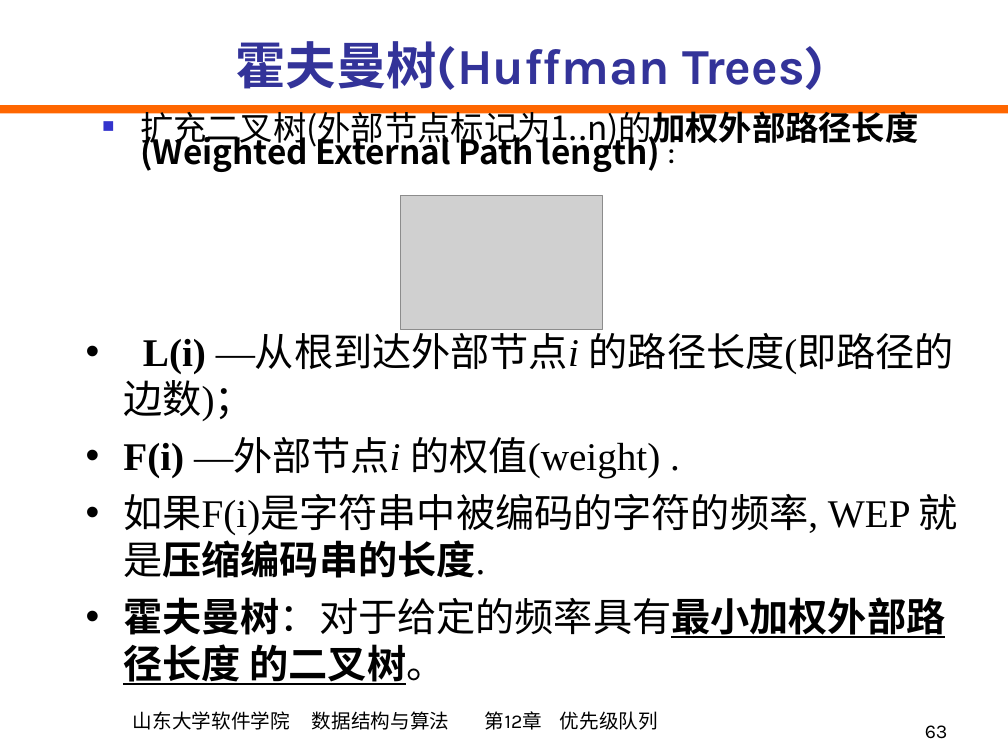
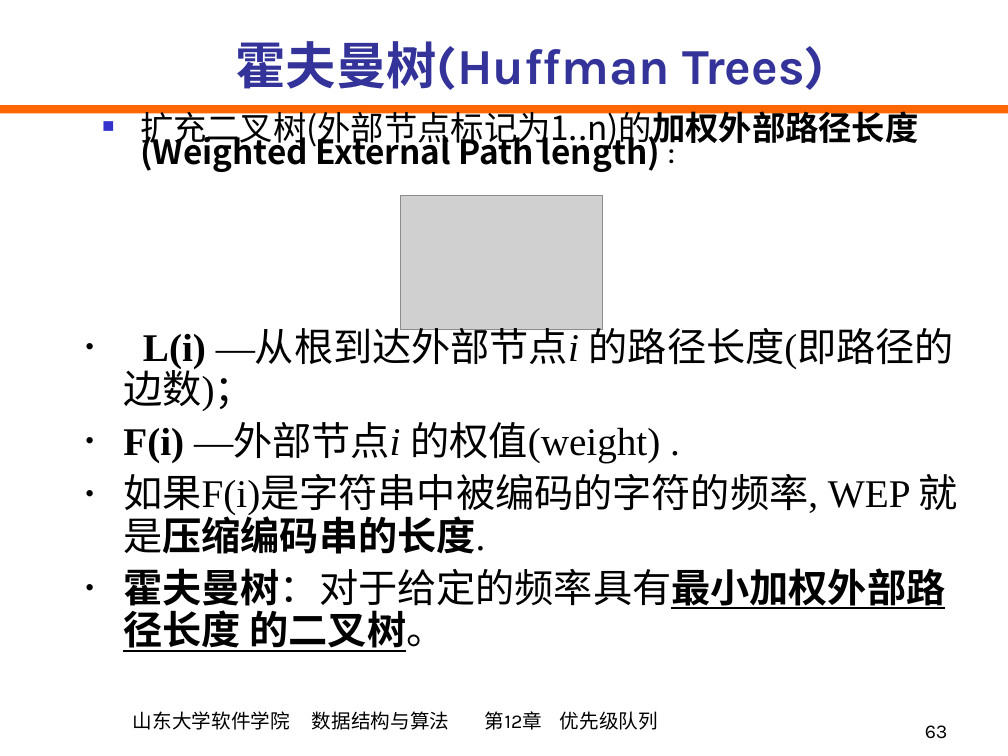
Before and after one commit to mannerth/data-structure-review, a slide deck: slide 63 of PPT/ch12.ppt. Drawn at 1008x756 pixels with LibreOffice and Linux fonts; fonts in the diff are those of the drawing; grey boxes stand for pictures. Boxes give left, top, right and bottom in pixels: in the first picture for what was removed or moved away, otherwise in the second. Text is boxed around its words. In the diff, an @@ line names an element or a change of style, - is before the commit and + after.

```diff
--- a/PPT/ch12.ppt
+++ b/PPT/ch12.ppt
@@ text "L(i) —从根到达外部节点i 的路径长度(即路径的边数)；" at bbox=[123, 321, 958, 652]: line spacing 1 to 0.9 @@
```
Also in this commit, not shown: 4 other slides changed, 12 other files.
